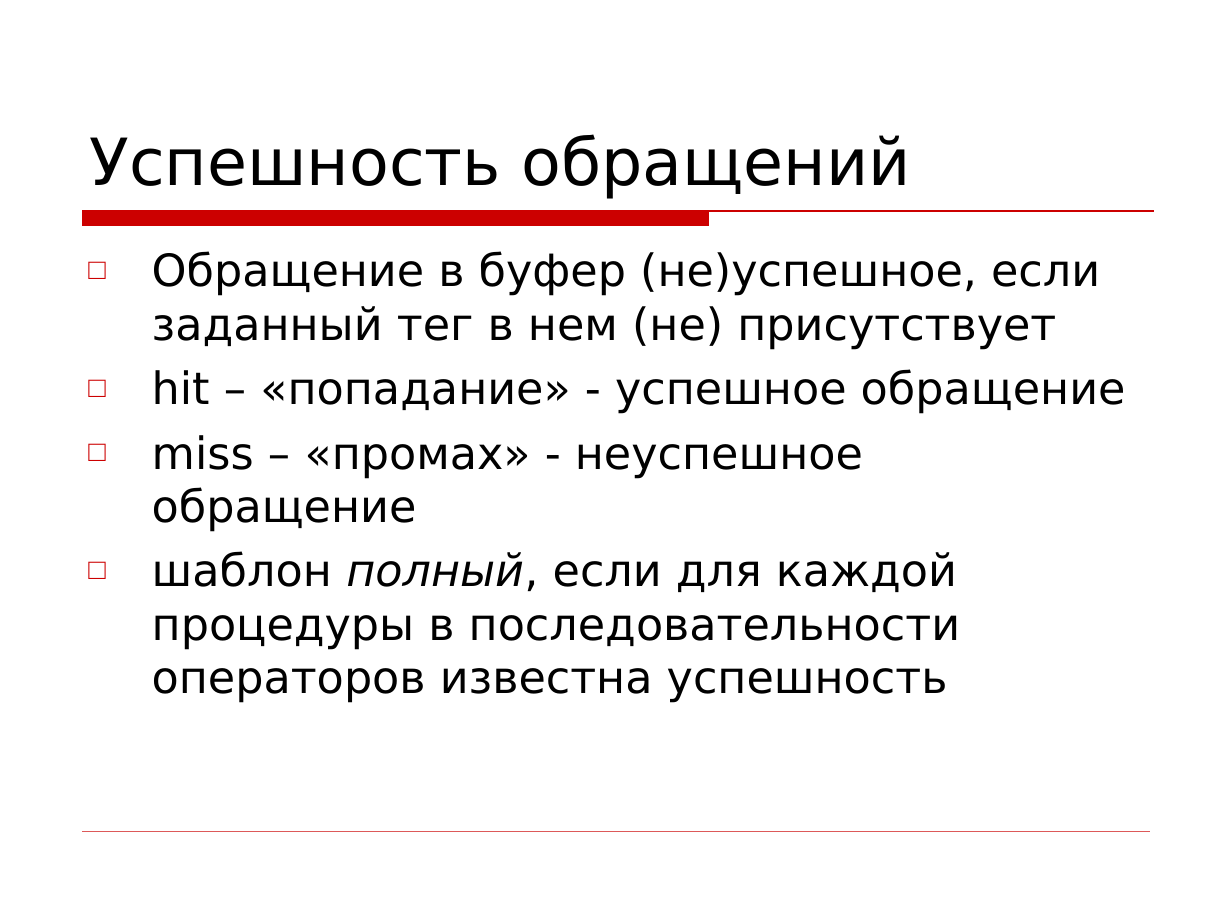
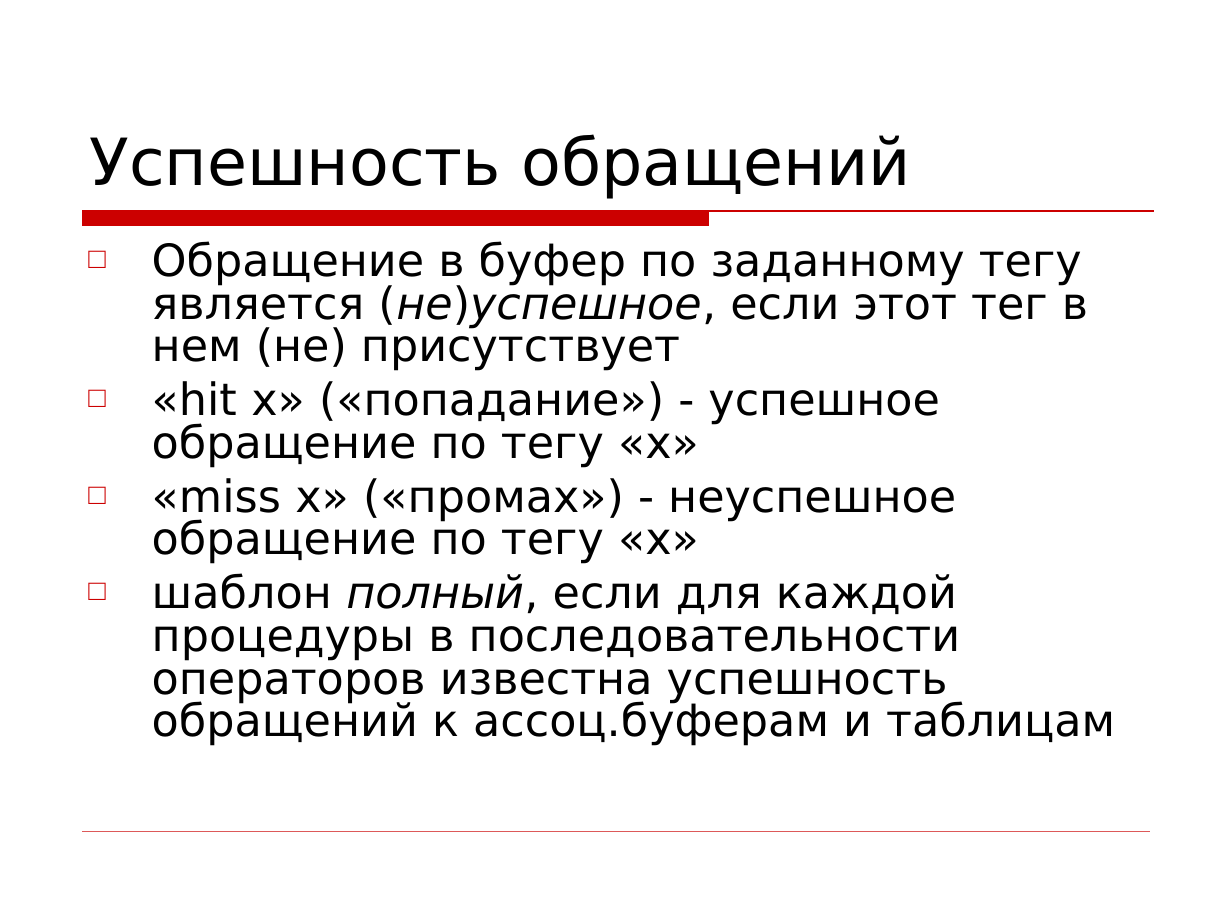
Before and after one commit to kornevgen/tesla-project, a slide deck: slide 16 of papers/THESIS/talks/Oct13 - ISP/isp-slides2.ppt. Drawn at 1232x924 pixels with LibreOffice and Linux fonts; fonts in the diff are those of the drawing; background and template pictures are left out. Boxes give left, top, right and bottom in pixels: in the first picture for what was removed or moved away, otherwise in the second. Text is boxed around its words. In the diff, an @@ line names an element or a change of style, - is before the commit and + after.

```diff
--- a/papers/THESIS/talks/Oct13 - ISP/isp-slides2.ppt
+++ b/papers/THESIS/talks/Oct13 - ISP/isp-slides2.ppt
@@ text at [152,241,1115,746]: text changed @@
-□ Обращение в буфер (не)успешное, если заданный тег в нем (не) присутствует
-□ hit – «попадание» - успешное обращение
-□ miss – «промах» - неуспешное обращение
-□ шаблон полный, если для каждой процедуры в последовательности операторов известна успешность
+□ Обращение в буфер по заданному тегу является (не)успешное, если этот тег в нем (не) присутствует
+□ «hit x» («попадание») - успешное обращение по тегу «х»
+□ «miss х» («промах») - неуспешное обращение по тегу «х»
+□ шаблон полный, если для каждой процедуры в последовательности операторов известна успешность обращений к ассоц.буферам и таблицам
```
Also in this commit, not shown: 3 other slides changed.
